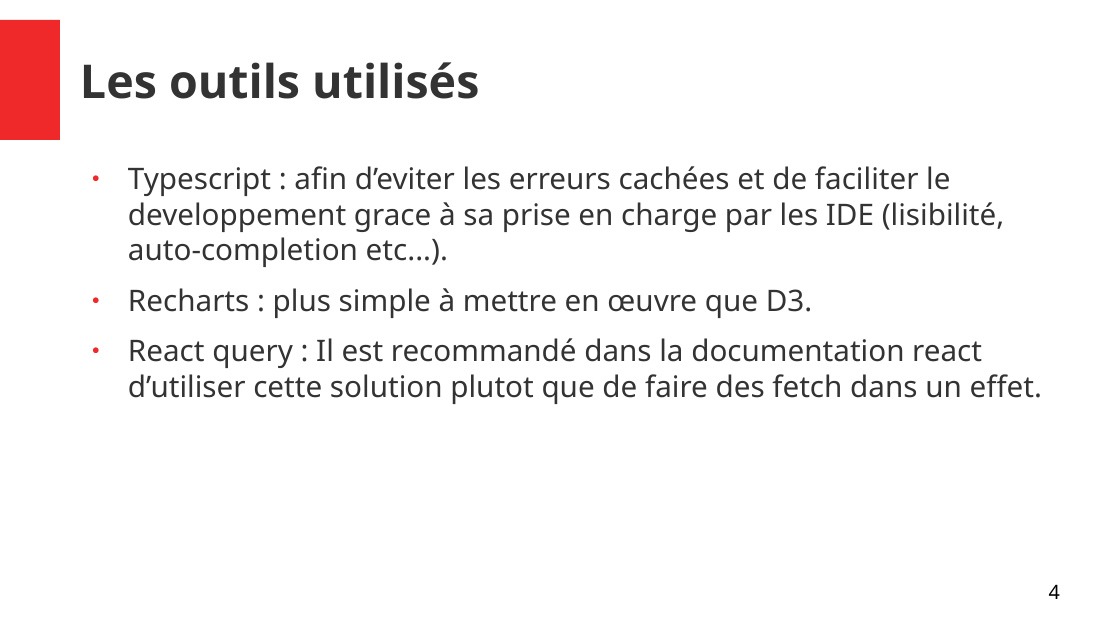
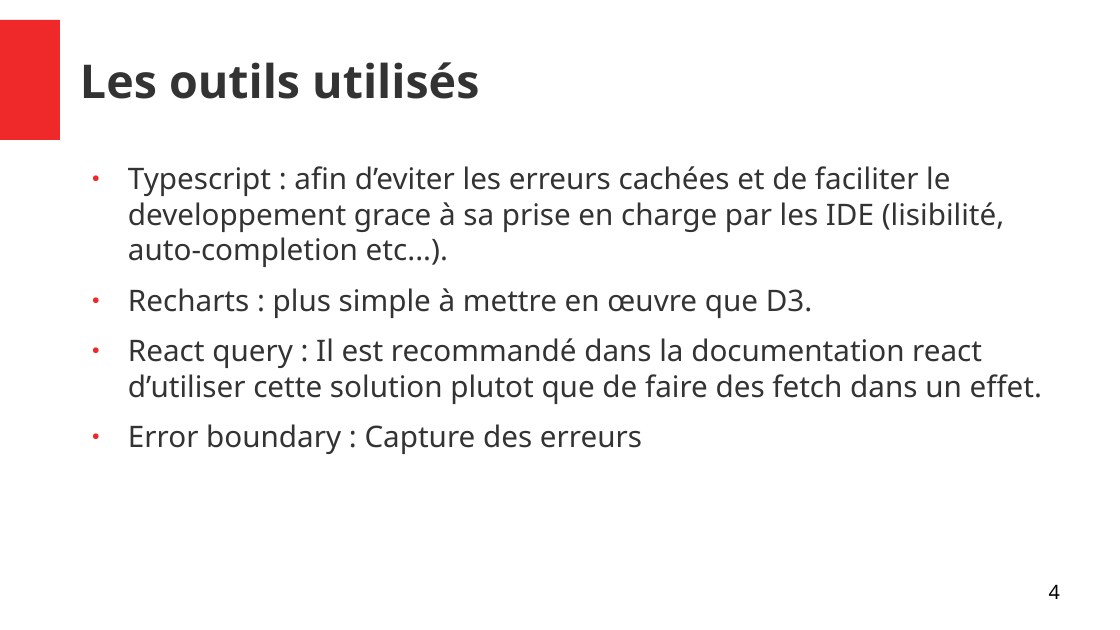
Before and after one commit to joskapotin/joskapotin_12_04032022, a slide deck: slide 4 of OC/SOUTENANCE/presentationProjet12.odp. Drawn at 1120x630 pixels with LibreOffice and Linux fonts; fonts in the diff are those of the drawing. Boxes give left, top, right and bottom in pixels: in the first picture for what was removed or moved away, otherwise in the second. Text is boxed around its words. In the diff, an @@ line names an element or a change of style, - is before the commit and + after.

```diff
--- a/OC/SOUTENANCE/presentationProjet12.odp
+++ b/OC/SOUTENANCE/presentationProjet12.odp
@@ text at (128,424,642,454): paragraph added @@
+● Error boundary : Capture des erreurs
```
Also in this commit, not shown: 3 other slides changed, 1 slide added, 3 other files.
